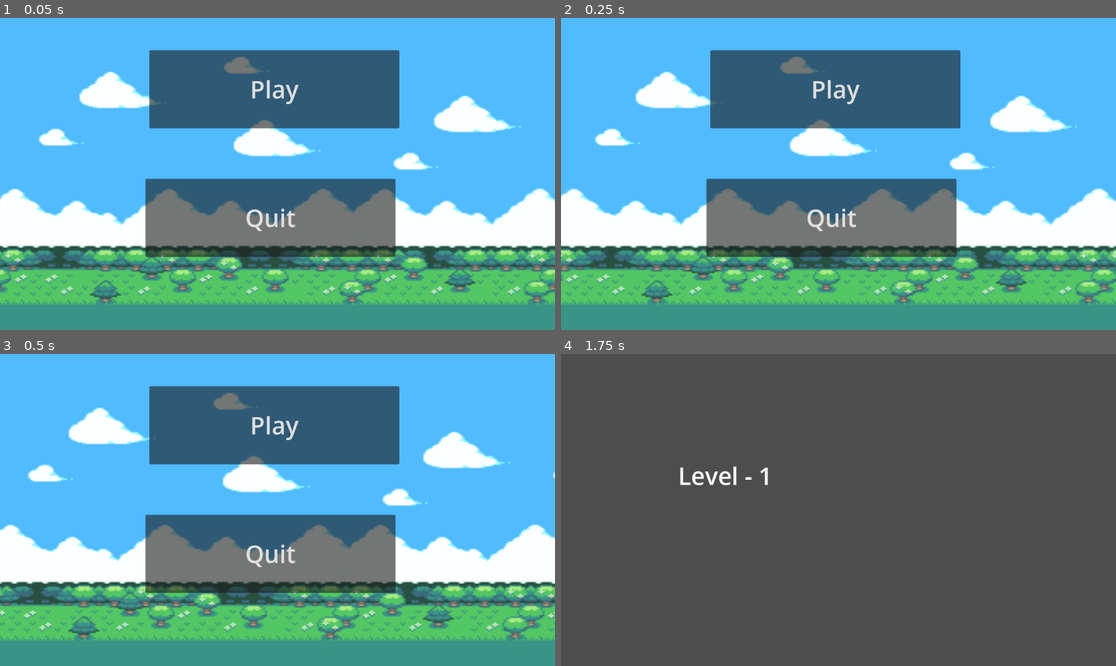
Above: before the commit, frames 1-4 (two rows, left to right).
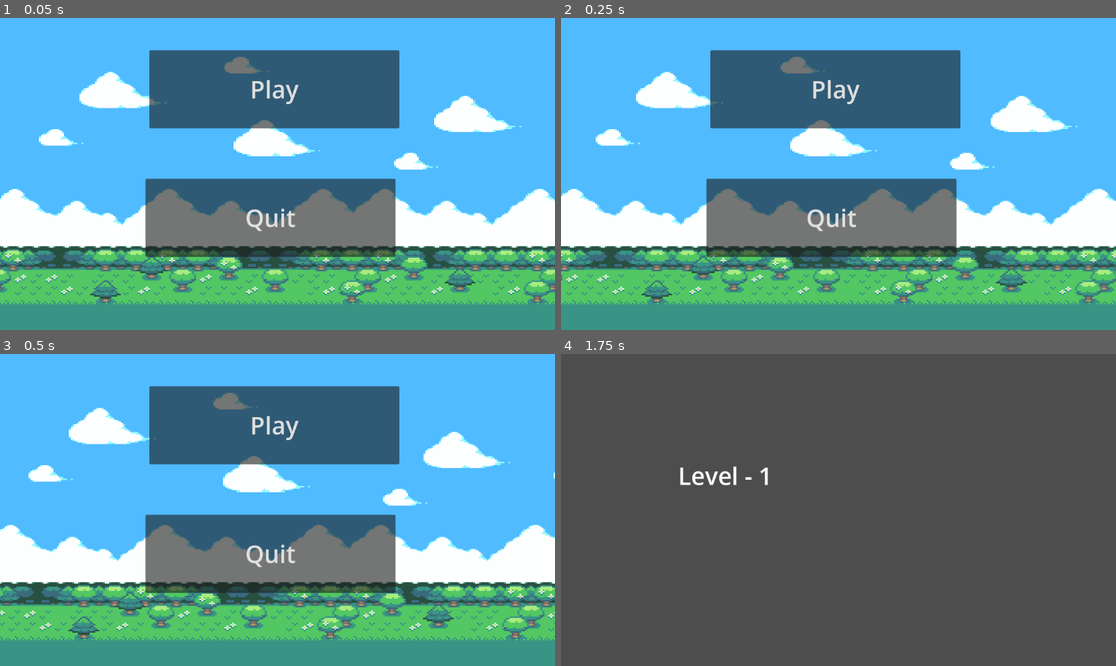
Above: after the commit, the same moments.

Repository: kartoshe4/hack-atom-platformer
Game: Godot game, scene res://menu.tscn
The game is run twice, just before and just after one commit, with the same random seed, the same clock (stepped at 60 frames per second) and the same inputs.
Inputs:
- Up to frame 1 (0.05 s): no input
- Up to frame 2 (0.25 s): no input
- Up to frame 3 (0.5 s): no input
- Up to frame 4 (1.75 s): click "Play" at 0.5 s; tap Enter at 1.25 s

The runs differ from the first frame. In frame 1, 1.7% of the frame differs, in the area x 0-100%, y 12-92%; in frame 2, 1.7%; in frame 3, 1.7%; in frame 4, nothing differs.

Commit message:
sheep-v-0.2
добавил анимацию афк - idle
и бега - run

Diff:
--- a/project.godot
+++ b/project.godot
@@ -17,4 +17,5 @@
 
 [rendering]
 
+textures/canvas_textures/default_texture_filter=0
 renderer/rendering_method="mobile"
--- a/sheep/sheep.tscn
+++ b/sheep/sheep.tscn
@@ -1,23 +1,70 @@
-[gd_scene load_steps=3 format=3 uid="uid://doypa4iy1cctp"]
+[gd_scene load_steps=11 format=3 uid="uid://doypa4iy1cctp"]
+
+[ext_resource type="Texture2D" uid="uid://bu7k2iaecwjt8" path="res://Тестовый перс/sheep-idle/sheep-idle.png" id="1_0n53y"]
+[ext_resource type="Texture2D" uid="uid://mq1f05sv7i82" path="res://Тестовый перс/sheep-idle/sheep-idle2.png" id="2_iixys"]
+[ext_resource type="Texture2D" uid="uid://bb4virc6633oh" path="res://Тестовый перс/sheep-idle/sheep-idle1.png" id="3_vj36q"]
+[ext_resource type="Texture2D" uid="uid://06ss133vcs50" path="res://Тестовый перс/run/sheep-run-1.png" id="4_g8uko"]
+[ext_resource type="Texture2D" uid="uid://bs1315ghx5lij" path="res://Тестовый перс/run/sheep-run-2.png" id="5_sthpb"]
+[ext_resource type="Texture2D" uid="uid://bknjnfta0543f" path="res://Тестовый перс/run/sheep-run-3.png" id="6_wpmkw"]
+[ext_resource type="Texture2D" uid="uid://cgnwlry4rcxx2" path="res://Тестовый перс/run/sheep-run-4.png" id="7_q30xo"]
+[ext_resource type="Texture2D" uid="uid://df7hfw7eoavuo" path="res://Тестовый перс/run/sheep-run-5.png" id="8_q037n"]
 
 [sub_resource type="CapsuleShape2D" id="CapsuleShape2D_e2u7c"]
 
 [sub_resource type="SpriteFrames" id="SpriteFrames_hw55n"]
 animations = [{
+"frames": [{
+"duration": 10.0,
+"texture": ExtResource("1_0n53y")
+}, {
+"duration": 1.0,
+"texture": ExtResource("2_iixys")
+}, {
+"duration": 1.0,
+"texture": ExtResource("3_vj36q")
+}],
+"loop": true,
+"name": &"Idle",
+"speed": 5.0
+}, {
 "frames": [],
 "loop": true,
-"name": &"Idle",
+"name": &"jump",
+"speed": 5.0
+}, {
+"frames": [{
+"duration": 1.0,
+"texture": ExtResource("4_g8uko")
+}, {
+"duration": 1.0,
+"texture": ExtResource("5_sthpb")
+}, {
+"duration": 1.0,
+"texture": ExtResource("6_wpmkw")
+}, {
+"duration": 1.0,
+"texture": ExtResource("7_q30xo")
+}, {
+"duration": 1.0,
+"texture": ExtResource("8_q037n")
+}],
+"loop": true,
+"name": &"run",
 "speed": 5.0
 }]
 
 [node name="sheep" type="CharacterBody2D"]
 
 [node name="CollisionShape2D" type="CollisionShape2D" parent="."]
-scale = Vector2(1, 0.5)
+scale = Vector2(0.945, 0.5)
 shape = SubResource("CapsuleShape2D_e2u7c")
 one_way_collision_margin = 0.0
 
 [node name="AnimatedSprite2D" type="AnimatedSprite2D" parent="."]
+position = Vector2(2, -1)
+scale = Vector2(0.510742, 0.510742)
 sprite_frames = SubResource("SpriteFrames_hw55n")
-animation = &"Idle"
-frame_progress = 0.120533
+animation = &"run"
+autoplay = "Idle"
+frame = 1
+frame_progress = 0.295416
Binary file added: sheep-idle.png
Not shown, added: sheep-idle.png.import
Binary file added: sheep-idle1.png
Not shown, added: sheep-idle1.png.import
Binary file added: sheep-idle2.png
Not shown, added: sheep-idle2.png.import
Binary file added: Тестовый перс/run/sheep-run-1.png
Not shown, added: Тестовый перс/run/sheep-run-1.png.import
Binary file added: Тестовый перс/run/sheep-run-2.png
Not shown, added: Тестовый перс/run/sheep-run-2.png.import
Binary file added: Тестовый перс/run/sheep-run-3.png
Not shown, added: Тестовый перс/run/sheep-run-3.png.import
(and 20 more such lines)
